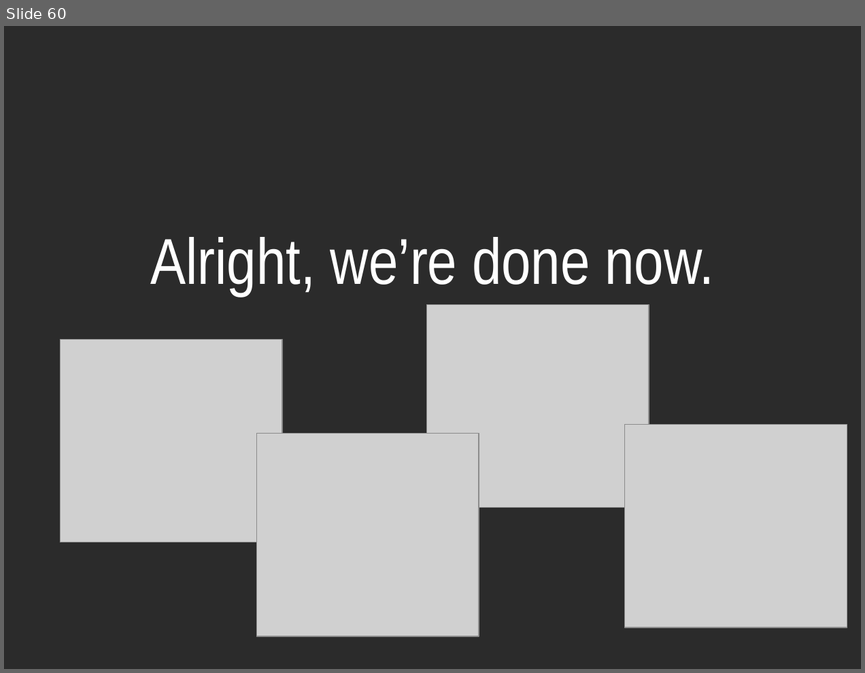
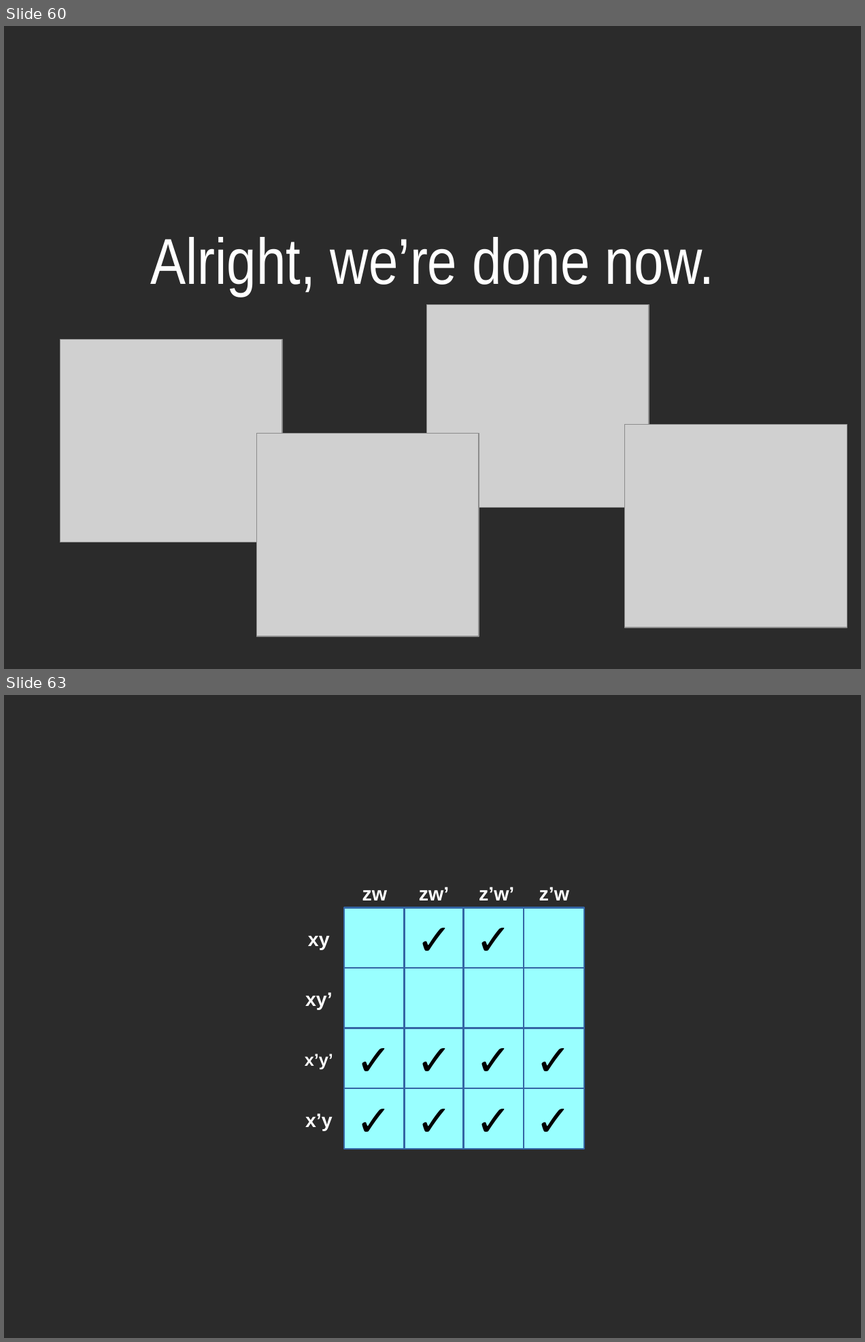
Before and after one commit to nguyenchithien/CS210-Discrete-Structures, a slide deck: Lectures/Lecture Slides 3.5.odp. Shown one above the other, each under a label of ours: slide 60 before the commit, slides 60 and 63 after it; the slides between them are not shown. The pictures are 865x673 and 865x1342 pixels, drawn with LibreOffice and Linux fonts; fonts in the diff are those of the drawing; grey boxes stand for pictures; background and template pictures are left out; a plain dark background stands for a picture behind light text. Boxes give left, top, right and bottom in pixels: in the first picture for what was removed or moved away, otherwise in the second. Text is boxed around its words. In the diff, an @@ line names an element or a change of style, - is before the commit and + after.

```diff
--- a/Lectures/Lecture Slides 3.5.odp
+++ b/Lectures/Lecture Slides 3.5.odp
@@ slide 63 added at <box>4,695,861,1338</box>, background picture (left out) @@
@@ text added at <box>362,890,387,900</box>, 18 pt, text #FFFFFF, bold @@
+zw
@@ text added at <box>419,887,449,900</box>, 18 pt, text #FFFFFF, bold @@
+zw’
@@ text added at <box>479,887,514,900</box>, 18 pt, text #FFFFFF, bold @@
+z’w’
@@ text added at <box>539,887,569,900</box>, 18 pt, text #FFFFFF, bold @@
+z’w
@@ rectangle added at <box>344,907,405,968</box>, fill #99FFFF, outline #3465A4 1.45 pt @@
@@ rectangle added at <box>405,907,465,968</box>, fill #99FFFF, outline #3465A4 1.45 pt, 40 pt, text #000000 @@
+✓
@@ rectangle added at <box>464,907,524,968</box>, fill #99FFFF, outline #3465A4 1.45 pt, 40 pt, text #000000 @@
+✓
@@ rectangle added at <box>524,907,584,968</box>, fill #99FFFF, outline #3465A4 1.45 pt @@
@@ text added at <box>308,936,330,949</box>, 18 pt, text #FFFFFF, bold @@
+xy
@@ rectangle added at <box>344,968,405,1029</box>, fill #99FFFF, outline #3465A4 1.45 pt @@
@@ rectangle added at <box>405,968,465,1029</box>, fill #99FFFF, outline #3465A4 1.45 pt @@
@@ rectangle added at <box>464,968,524,1029</box>, fill #99FFFF, outline #3465A4 1.45 pt @@
@@ rectangle added at <box>524,968,584,1029</box>, fill #99FFFF, outline #3465A4 1.45 pt @@
@@ text added at <box>305,992,332,1010</box>, 18 pt, text #FFFFFF, bold @@
+xy’
@@ rectangle added at <box>344,1028,405,1089</box>, fill #99FFFF, outline #3465A4 1.45 pt, 40 pt, text #000000 @@
+✓
@@ rectangle added at <box>405,1028,465,1089</box>, fill #99FFFF, outline #3465A4 1.45 pt, 40 pt, text #000000 @@
+✓
@@ rectangle added at <box>464,1028,524,1089</box>, fill #99FFFF, outline #3465A4 1.45 pt, 40 pt, text #000000 @@
+✓
@@ rectangle added at <box>524,1028,584,1089</box>, fill #99FFFF, outline #3465A4 1.45 pt, 40 pt, text #000000 @@
+✓
@@ text added at <box>305,1053,333,1069</box>, 16 pt, text #FFFFFF, bold @@
+x’y’
@@ rectangle added at <box>344,1089,405,1149</box>, fill #99FFFF, outline #3465A4 1.45 pt, 40 pt, text #000000 @@
+✓
@@ rectangle added at <box>405,1089,465,1149</box>, fill #99FFFF, outline #3465A4 1.45 pt, 40 pt, text #000000 @@
+✓
@@ rectangle added at <box>464,1089,524,1149</box>, fill #99FFFF, outline #3465A4 1.45 pt, 40 pt, text #000000 @@
+✓
@@ rectangle added at <box>524,1089,584,1149</box>, fill #99FFFF, outline #3465A4 1.45 pt, 40 pt, text #000000 @@
+✓
@@ text added at <box>305,1113,332,1130</box>, 18 pt, text #FFFFFF, bold @@
+x’y
```
Also in this commit, not shown: 9 slides changed, 2 other slides added, 6 other files.
